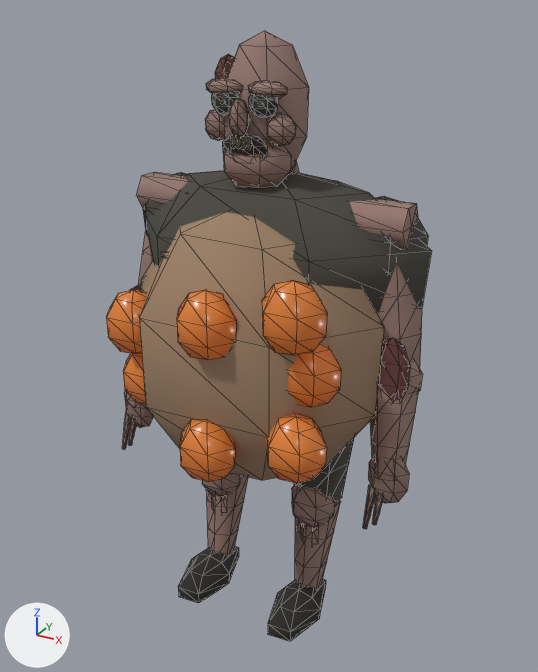
One commit to the glTF model public/assets/infected/bomber-low.glb: the scene before it, then after it.
Camera for both pictures: a 50 mm camera at (1.047, -1.946, 1.967) aimed at (0.016, -0.073, 1.031). The axes (+X, +Y, +Z) are drawn at lower left. The lights are the same throughout. The picture after the commit comes second. Mesh edges are drawn as thin lines. Vertices at exactly the same position are counted once.

The older version as bpy lines, for what is in view:
```python
me_mesh_0 = bpy.data.meshes.new('Mesh_0')
me_mesh_0.from_pydata(...)  # 1161 vertices, 2112 faces; spans x -0.52..0.52, y -0.42..0.12, z 0.09..1.91
me_mesh_0.materials.append(mat_tissue)
me_mesh_1 = bpy.data.meshes.new('Mesh_1')
me_mesh_1.from_pydata(...)  # 234 vertices, 384 faces; spans x -0.48..0.49, y -0.3..0.25, z 0.01..1.55
me_mesh_1.materials.append(mat_tornfabric)
me_mesh_2 = bpy.data.meshes.new('Mesh_2')
me_mesh_2.from_pydata(...)  # 263 vertices, 480 faces; spans x -0.363..0.36, y -0.482..-0.186, z 0.699..1.747
me_mesh_2.materials.append(mat_eyesandsacs)
ob_eyesandsacs = bpy.data.objects.new('EyesAndSacs', me_mesh_2)
ob_eyesandsacs.location = (0.0, 0.0, 0.0)
ob_tissue = bpy.data.objects.new('Tissue', me_mesh_0)
ob_tissue.location = (0.0, 0.0, 0.0)
ob_tornfabric = bpy.data.objects.new('TornFabric', me_mesh_1)
ob_tornfabric.location = (0.0, 0.0, 0.0)
```
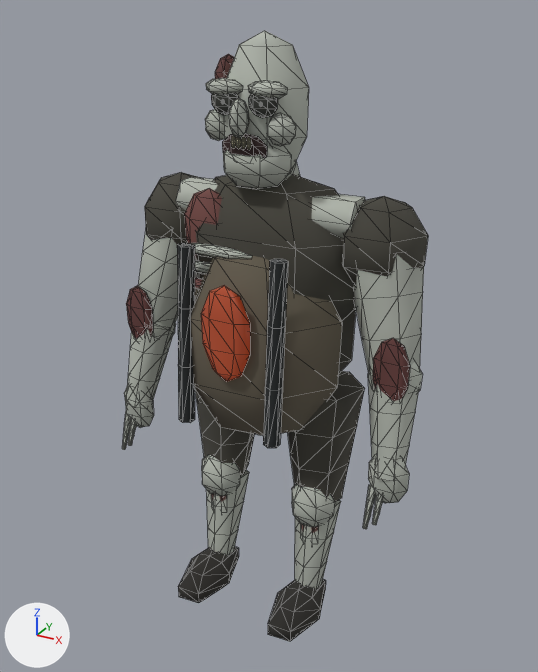
Location of each change, (x1, y1, x2, y2) in pixels of the pictures (538 x 672 px; the box of a moved part takes in the faces that stretch with it):
'Tissue', reshaped
    before: (122, 31, 422, 589)
    after: (122, 31, 424, 589)
'TornFabric', reshaped
    before: (143, 171, 432, 641)
    after: (145, 172, 428, 641)
'EyesAndSacs', reshaped (79% narrower, 74% shorter)
    before: (106, 100, 341, 483)
    after: (201, 285, 250, 382)
part 1 of me_mesh_0, moved or reshaped
    before: (136, 172, 418, 250)
    after: (176, 177, 365, 240)
part 2 of me_mesh_0, moved or reshaped (mostly hidden before)
    before: (160, 252, 168, 258)
    after: (181, 243, 252, 259)
part 3 of me_mesh_0, moved or reshaped (not visible before)
    after: (195, 261, 210, 274)
part 4 of me_mesh_0, moved or reshaped (not visible before)
    after: (195, 278, 202, 289)
part 5 of me_mesh_0, cut back
    before: (139, 212, 384, 480)
    after: (184, 188, 222, 258)
part 6 of me_mesh_0, recoloured
    both: (122, 31, 422, 589)
part 7 of me_mesh_1, added (brown)
    after: (191, 256, 342, 436)
part 8 of me_mesh_1, added
    after: (177, 243, 195, 423)
part 9 of me_mesh_1, added
    after: (263, 259, 288, 448)
part 10 of me_mesh_1, moved or reshaped
    before: (143, 171, 432, 313)
    after: (195, 174, 356, 375)
part 11 of me_mesh_1, recoloured
    before: (144, 174, 188, 236)
part 12 of me_mesh_2, moved or reshaped
    before: (180, 420, 235, 482)
    after: (201, 285, 250, 382)
part 13 of me_mesh_2, deleted
    before: (106, 100, 341, 483)

The change, as a diff of the scene's bpy script:
```diff
--- a/public/assets/infected/bomber-low.glb.py
+++ b/public/assets/infected/bomber-low.glb.py
@@ me_mesh_0 @@
 # used by ob_tissue; location = (0.0, 0.0, 0.0)
-me_mesh_0.from_pydata(...)  # 1161 vertices, 2112 faces; spans x -0.52..0.52, y -0.42..0.12, z 0.09..1.91
+me_mesh_0.from_pydata(...)  # 1184 vertices, 2160 faces; spans x -0.52..0.52, y -0.24..0.11, z 0.09..1.91
+# me_mesh_0 part 1: the loose piece of 26 vertices spanning x -0.44..0.44, y -0.11..0.02, z 1.37..1.49 is scaled about its middle by (0.657, 1, 1)
+# me_mesh_0 part 2: the loose piece of 26 vertices spanning x -0.22..0.03, y -0.31..-0.27, z 1.3..1.34 is moved by (0.0, 0.1, 0.0)
+# me_mesh_0 part 3: the loose piece of 26 vertices spanning x -0.22..0.03, y -0.31..-0.27, z 1.25..1.28 is moved by (0.0, 0.1, 0.0)
+# me_mesh_0 part 4: the loose piece of 26 vertices spanning x -0.22..0.03, y -0.31..-0.27, z 1.19..1.23 is moved by (0.0, 0.1, 0.0)
+# me_mesh_0 part 5: 53 vertices removed from x -0.41..0.42, y -0.42..0.12, z 0.57..1.47; 24 vertices added at x -0.24..-0.05, y -0.17..-0.09, z 1.25..1.47
+# me_mesh_0 part 6: 1152 kept faces spanning x -0.52..0.52, y -0.24..0.11, z 0.09..1.91 get new vertex colours; the middle colour goes from brown #95786f to grey #b2b7ad
+# other edits to the shape of me_mesh_0 do not show in these pictures
 me_mesh_0.materials.append(mat_tissue)
@@ me_mesh_1 @@
 # used by ob_tornfabric; location = (0.0, 0.0, 0.0)
-me_mesh_1.from_pydata(...)  # 234 vertices, 384 faces; spans x -0.48..0.49, y -0.3..0.25, z 0.01..1.55
+me_mesh_1.from_pydata(...)  # 315 vertices, 528 faces; spans x -0.47..0.47, y -0.32..0.17, z 0.01..1.55
+# me_mesh_1 part 7: the loose piece of 29 vertices spanning x -0.48..0.49, y -0.27..0.22, z 1.01..1.55 is copied, and the copy is scaled about its middle by (0.552, 0.762, 1.26), then moved by (0.0, -0.08, -0.25); it spans x -0.27..0.27, y -0.29..0.09, z 0.69..1.37
+# me_mesh_1 part 8: a new loose piece of 26 vertices spanning x -0.17..-0.13, y -0.32..-0.24, z 0.8..1.35, in mat_tornfabric
+# me_mesh_1 part 9: a new loose piece of 26 vertices spanning x 0.13..0.17, y -0.32..-0.24, z 0.8..1.35, in mat_tornfabric
+# me_mesh_1 part 10
+# 4 vertices in x -0.25, y 0.0, z 0.84..1.28 move by (0.09, 0.0, 0.0)
+# 4 vertices in x -0.15..-0.13, y 0.12..0.15, z 0.83..1.5 move by (0.05, -0.05, 0.0)
+# 4 vertices in x -0.41..-0.4, y 0.0, z 0.98..1.15 move by (0.14, 0.0, 0.0)
+# 3 vertices in x 0.13..0.15, y -0.17..-0.15, z 1.07..1.5 move by (-0.05, 0.05, 0.0)
+# 37 vertices move from x -0.48..0.49, y -0.27..0.25, z 0.83..1.5 to x -0.32..0.32, y -0.19..0.17, z 0.83..1.5
+# me_mesh_1 part 11: 1 kept faces spanning x -0.32..-0.16, y -0.18..-0.03, z 1.36..1.5 get new vertex colours; the middle colour goes from dark grey #4c4a42 to dark grey #46443c
 me_mesh_1.materials.append(mat_tornfabric)
@@ me_mesh_2 @@
 # used by ob_eyesandsacs; location = (0.0, 0.0, 0.0)
-me_mesh_2.from_pydata(...)  # 263 vertices, 480 faces; spans x -0.363..0.36, y -0.482..-0.186, z 0.699..1.747
+me_mesh_2.from_pydata(...)  # 29 vertices, 48 faces; spans x -0.081..0.083, y -0.321..-0.279, z 0.968..1.268
+# me_mesh_2 part 12: the loose piece of 29 vertices spanning x -0.091..0.092, y -0.482..-0.338, z 0.699..0.899 is scaled about its middle by (0.895, 0.294, 1.5), then moved by (0.0, 0.11, 0.319)
+# me_mesh_2 part 13: 9 loose pieces with 234 vertices, spanning x -0.363..0.36, y -0.479..-0.186, z 0.764..1.747, are deleted
 me_mesh_2.materials.append(mat_eyesandsacs)
```
